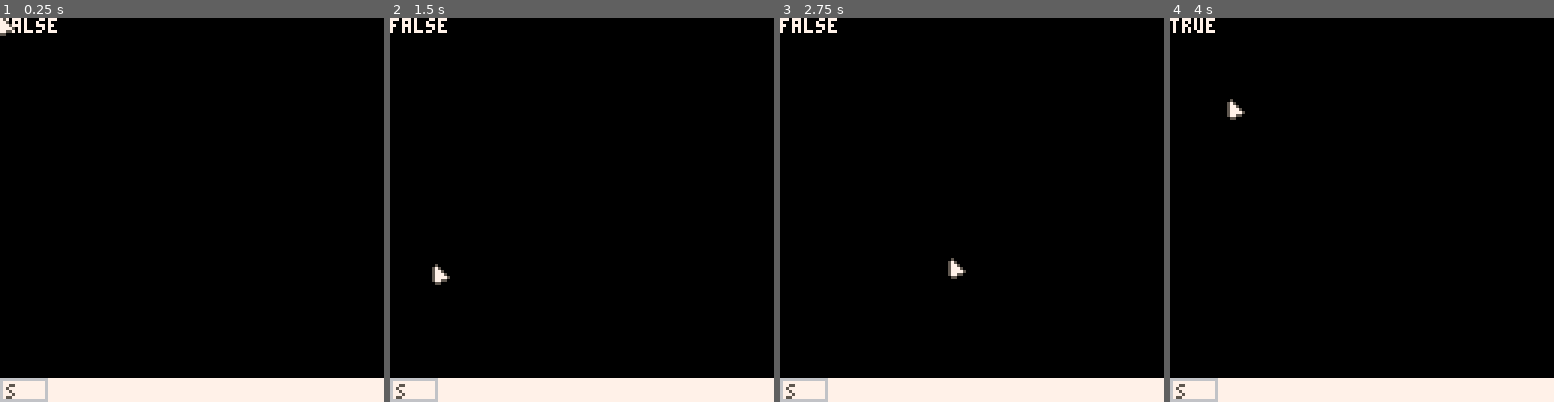
Above: before the commit, frames 1-4 (left to right).
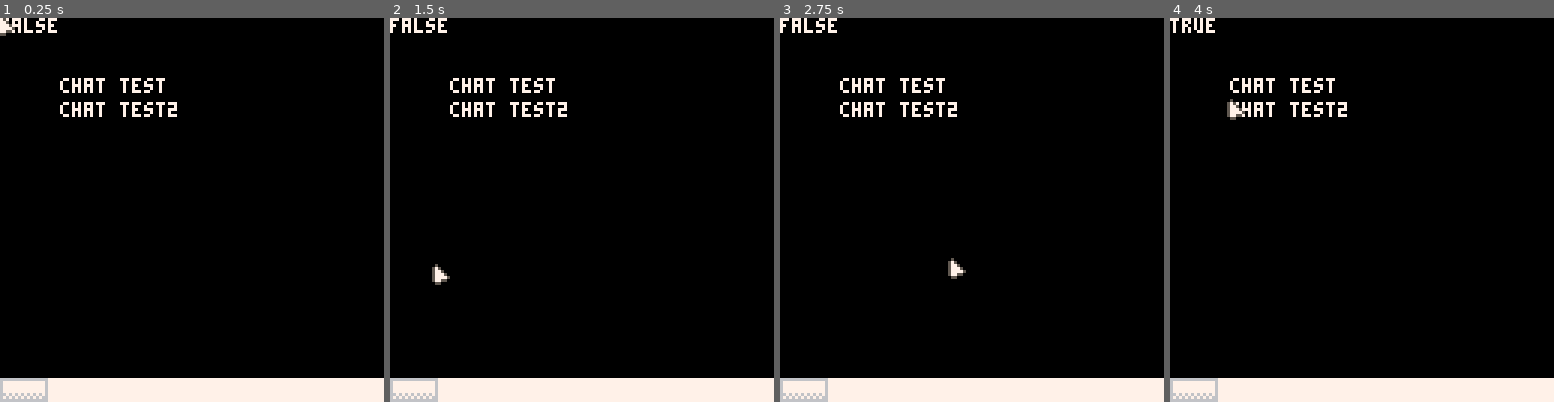
Above: after the commit, the same moments.

Repository: ninjamuffin99/PixelDayGame
Game: PICO-8 cartridge pixelday2018.p8
The game is run twice, just before and just after one commit, with the same random seed, the same clock (stepped at 60 frames per second) and the same inputs.
Inputs (mouse positions are in pixels of both pictures, inside the frame that each line leads up to):
- Up to frame 1 (0.25 s): no input
- Up to frame 2 (1.5 s): click (670, 121) at 0.67 s; click (436, 267) at 1.22 s
- Up to frame 3 (2.75 s): click (887, 114) at 1.77 s; click (952, 259) at 2.32 s
- Up to frame 4 (4 s): click (1404, 106) at 2.87 s; click (1465, 256) at 3.42 s; click (1231, 102) at 3.97 s

The runs differ from the first frame. In frame 1, 1.0% of the frame differs, in the area x 0-47%, y 15-100%; in frame 2, 1.0%; in frame 3, 1.0%; in frame 4, 1.0%.

Commit message:
export ayy

Diff:
--- a/pixelday2018.p8
+++ b/pixelday2018.p8
@@ -20,10 +19,21 @@
 	spr(2, 0, tasky, 2,1)
 	print(pressing)
 
+	chat_manager();
+
 	--always have mouse at bottom
 	--to render on top of everything
 	spr(1, stat(32) - 1, stat(33)-1)
 
+end
+
+chat={}
+chat.x=20
+chat.y=20
+
+function chat_manager()
+	print("chat test", chat.x, chat.y)
+	print("chat test2", chat.x, chat.y+8)
 end
 
 pressing=false
@@ -44,11 +54,11 @@
 __gfx__
 00000000050000006666666666666666000000000000000000000000000000000000000000000000000000000000000000000000000000000000000000000000
 00000000575000006777777777777776000000000000000000000000000000000000000000000000000000000000000000000000000000000000000000000000
-00700700577500006775577777777776000000000000000000000000000000000000000000000000000000000000000000000000000000000000000000000000
-00077000577750006757777777777776000000000000000000000000000000000000000000000000000000000000000000000000000000000000000000000000
-00077000577775006775777777777776000000000000000000000000000000000000000000000000000000000000000000000000000000000000000000000000
-00700700577550006777577777777776000000000000000000000000000000000000000000000000000000000000000000000000000000000000000000000000
-00000000055000006755777777777776000000000000000000000000000000000000000000000000000000000000000000000000000000000000000000000000
+00700700577500006777777777777776000000000000000000000000000000000000000000000000000000000000000000000000000000000000000000000000
+00077000577750006777777777777776000000000000000000000000000000000000000000000000000000000000000000000000000000000000000000000000
+00077000577775006777777777777776000000000000000000000000000000000000000000000000000000000000000000000000000000000000000000000000
+00700700577550006676767676767676000000000000000000000000000000000000000000000000000000000000000000000000000000000000000000000000
+00000000055000006767676767676766000000000000000000000000000000000000000000000000000000000000000000000000000000000000000000000000
 00000000000000006666666666666666000000000000000000000000000000000000000000000000000000000000000000000000000000000000000000000000
 00000000000000000000000000000000000000000000000000000000000000000000000000000000000000000000000000000000000000000000000000000000
 00000000000000000000000000000000000000000000000000000000000000000000000000000000000000000000000000000000000000000000000000000000
@@ -175,165 +185,165 @@
 0000000000000000000000000000000000000000000000000000000000000000000000000000000000000000000000000000000000000000000000000000000000000000000000000000000000000000000000000000000000000000000000000000000000000000000000000000000000000000000000000000000000000000
 0000000000000000000000000000000000000000000000000000000000000000000000000000000000000000000000000000000000000000000000000000000000000000000000000000000000000000000000000000000000000000000000000000000000000000000000000000000000000000000000000000000000000000
 __map__
-0000000000000000000000000000000000000000000000000000000000000000000000000000000000000000000000000000000000000000000000000000000000000000000000000000000000000000000000000000000000000000000000000000000000000000000000000000000000000000000000000000000000000000
-0000000000000000000000000000000000000000000000000000000000000000000000000000000000000000000000000000000000000000000000000000000000000000000000000000000000000000000000000000000000000000000000000000000000000000000000000000000000000000000000000000000000000000
-0000000000000000000000000000000000000000000000000000000000000000000000000000000000000000000000000000000000000000000000000000000000000000000000000000000000000000000000000000000000000000000000000000000000000000000000000000000000000000000000000000000000000000
-0000000000000000000000000000000000000000000000000000000000000000000000000000000000000000000000000000000000000000000000000000000000000000000000000000000000000000000000000000000000000000000000000000000000000000000000000000000000000000000000000000000000000000
-0000000000000000000000000000000000000000000000000000000000000000000000000000000000000000000000000000000000000000000000000000000000000000000000000000000000000000000000000000000000000000000000000000000000000000000000000000000000000000000000000000000000000000
-0000000000000000000000000000000000000000000000000000000000000000000000000000000000000000000000000000000000000000000000000000000000000000000000000000000000000000000000000000000000000000000000000000000000000000000000000000000000000000000000000000000000000000
-0000000000000000000000000000000000000000000000000000000000000000000000000000000000000000000000000000000000000000000000000000000000000000000000000000000000000000000000000000000000000000000000000000000000000000000000000000000000000000000000000000000000000000
-0000000000000000000000000000000000000000000000000000000000000000000000000000000000000000000000000000000000000000000000000000000000000000000000000000000000000000000000000000000000000000000000000000000000000000000000000000000000000000000000000000000000000000
-0000000000000000000000000000000000000000000000000000000000000000000000000000000000000000000000000000000000000000000000000000000000000000000000000000000000000000000000000000000000000000000000000000000000000000000000000000000000000000000000000000000000000000
-0000000000000000000000000000000000000000000000000000000000000000000000000000000000000000000000000000000000000000000000000000000000000000000000000000000000000000000000000000000000000000000000000000000000000000000000000000000000000000000000000000000000000000
-0000000000000000000000000000000000000000000000000000000000000000000000000000000000000000000000000000000000000000000000000000000000000000000000000000000000000000000000000000000000000000000000000000000000000000000000000000000000000000000000000000000000000000
-0000000000000000000000000000000000000000000000000000000000000000000000000000000000000000000000000000000000000000000000000000000000000000000000000000000000000000000000000000000000000000000000000000000000000000000000000000000000000000000000000000000000000000
-0000000000000000000000000000000000000000000000000000000000000000000000000000000000000000000000000000000000000000000000000000000000000000000000000000000000000000000000000000000000000000000000000000000000000000000000000000000000000000000000000000000000000000
-0000000000000000000000000000000000000000000000000000000000000000000000000000000000000000000000000000000000000000000000000000000000000000000000000000000000000000000000000000000000000000000000000000000000000000000000000000000000000000000000000000000000000000
-0000000000000000000000000000000000000000000000000000000000000000000000000000000000000000000000000000000000000000000000000000000000000000000000000000000000000000000000000000000000000000000000000000000000000000000000000000000000000000000000000000000000000000
-0000000000000000000000000000000000000000000000000000000000000000000000000000000000000000000000000000000000000000000000000000000000000000000000000000000000000000000000000000000000000000000000000000000000000000000000000000000000000000000000000000000000000000
-0000000000000000000000000000000000000000000000000000000000000000000000000000000000000000000000000000000000000000000000000000000000000000000000000000000000000000000000000000000000000000000000000000000000000000000000000000000000000000000000000000000000000000
-0000000000000000000000000000000000000000000000000000000000000000000000000000000000000000000000000000000000000000000000000000000000000000000000000000000000000000000000000000000000000000000000000000000000000000000000000000000000000000000000000000000000000000
-0000000000000000000000000000000000000000000000000000000000000000000000000000000000000000000000000000000000000000000000000000000000000000000000000000000000000000000000000000000000000000000000000000000000000000000000000000000000000000000000000000000000000000
-0000000000000000000000000000000000000000000000000000000000000000000000000000000000000000000000000000000000000000000000000000000000000000000000000000000000000000000000000000000000000000000000000000000000000000000000000000000000000000000000000000000000000000
-0000000000000000000000000000000000000000000000000000000000000000000000000000000000000000000000000000000000000000000000000000000000000000000000000000000000000000000000000000000000000000000000000000000000000000000000000000000000000000000000000000000000000000
-0000000000000000000000000000000000000000000000000000000000000000000000000000000000000000000000000000000000000000000000000000000000000000000000000000000000000000000000000000000000000000000000000000000000000000000000000000000000000000000000000000000000000000
-0000000000000000000000000000000000000000000000000000000000000000000000000000000000000000000000000000000000000000000000000000000000000000000000000000000000000000000000000000000000000000000000000000000000000000000000000000000000000000000000000000000000000000
-0000000000000000000000000000000000000000000000000000000000000000000000000000000000000000000000000000000000000000000000000000000000000000000000000000000000000000000000000000000000000000000000000000000000000000000000000000000000000000000000000000000000000000
-0000000000000000000000000000000000000000000000000000000000000000000000000000000000000000000000000000000000000000000000000000000000000000000000000000000000000000000000000000000000000000000000000000000000000000000000000000000000000000000000000000000000000000
-0000000000000000000000000000000000000000000000000000000000000000000000000000000000000000000000000000000000000000000000000000000000000000000000000000000000000000000000000000000000000000000000000000000000000000000000000000000000000000000000000000000000000000
-0000000000000000000000000000000000000000000000000000000000000000000000000000000000000000000000000000000000000000000000000000000000000000000000000000000000000000000000000000000000000000000000000000000000000000000000000000000000000000000000000000000000000000
-0000000000000000000000000000000000000000000000000000000000000000000000000000000000000000000000000000000000000000000000000000000000000000000000000000000000000000000000000000000000000000000000000000000000000000000000000000000000000000000000000000000000000000
-0000000000000000000000000000000000000000000000000000000000000000000000000000000000000000000000000000000000000000000000000000000000000000000000000000000000000000000000000000000000000000000000000000000000000000000000000000000000000000000000000000000000000000
-0000000000000000000000000000000000000000000000000000000000000000000000000000000000000000000000000000000000000000000000000000000000000000000000000000000000000000000000000000000000000000000000000000000000000000000000000000000000000000000000000000000000000000
-0000000000000000000000000000000000000000000000000000000000000000000000000000000000000000000000000000000000000000000000000000000000000000000000000000000000000000000000000000000000000000000000000000000000000000000000000000000000000000000000000000000000000000
-0000000000000000000000000000000000000000000000000000000000000000000000000000000000000000000000000000000000000000000000000000000000000000000000000000000000000000000000000000000000000000000000000000000000000000000000000000000000000000000000000000000000000000
-…(130 lines of a section not shown)…
+0000000000000000000000400000000000000000000000000000000000000000000000000000000000000000000000000000000000000000000000000000000000000000000000000000000000000000000000000000000000000000000000000000000000000000000000000000000000000000000000000000000000000000
+0000000000000000000000000000000000000000000000000000000000000000000000000000000000000000000000000000000000000000000000000000000000000000000000000000000000000000000000000000000000000000000000000000000000000000000000000000000000000000000000000000000000000000
+0000000000000000000000000000000000000000000000000000000000000000000000000000000000000000000000000000000000000000000000000000000000000000000000000000000000000000000000000000000000000000000000000000000000000000000000000000000000000000000000000000000000000000
+0000000000000000000000000000000000000000000000000000000000000000000000000000000000000000000000000000000000000000000000000000000000000000000000000000000000000000000000000000000000000000000000000000000000000000000000000000000000000000000000000000000000000000
+0000000000000000000000000000000000000000000000000000000000000000000000000000000000000000000000000000000000000000000000000000000000000000000000000000000000000000000000000000000000000000000000000000000000000000000000000000000000000000000000000000000000000000
+0000000000000000000000000000000000000000000000000000000000000000000000000000000000000000000000000000000000000000000000000000000000000000000000000000000000000000000000000000000000000000000000000000000000000000000000000000000000000000000000000000000000000000
+0000000000000000000000000000000000000000000000000000000000000000000000000000000000000000000000000000000000000000000000000000000000000000000000000000000000000000000000000000000000000000000000000000000000000000000000000000000000000000000000000000000000000000
+0000000000000000000000000000000000000000000000000000000000000000000000000000000000000000000000000000000000000000000000000000000000000000000000000000000000000000000000000000000000000000000000000000000000000000000000000000000000000000000000000000000000000000
+0000000000000000000000000000000000000000000000000000000000000000000000000000000000000000000000000000000000000000000000000000000000000000000000000000000000000000000000000000000000000000000000000000000000000000000000000000000000000000000000000000000000000000
+0000000000000000000000000000000000000000000000000000000000000000000000000000000000000000000000000000000000000000000000000000000000000000000000000000000000000000000000000000000000000000000000000000000000000000000000000000000000000000000000000000000000000000
+0000000000000000000000000000000000000000000000000000000000000000000000000000000000000000000000000000000000000000000000000000000000000000000000000000000000000000000000000000000000000000000000000000000000000000000000000000000000000000000000000000000000000000
+0000000000000000000000000000000000000000000000000000000000000000000000000000000000000000000000000000000000000000000000000000000000000000000000000000000000000000000000000000000000000000000000000000000000000000000000000000000000000000000000000000000000000000
+0000000000000000000000000000000000000000000000000000000000000000000000000000000000000000000000000000000000000000000000000000000000000000000000000000000000000000000000000000000000000000000000000000000000000000000000000000000000000000000000000000000000000000
+0000000000000000000000000000000000000000000000000000000000000000000000000000000000000000000000000000000000000000000000000000000000000000000000000000000000000000000000000000000000000000000000000000000000000000000000000000000000000000000000000000000000000000
+0000000000000000000000000000000000000000000000000000000000000000000000000000000000000000000000000000000000000000000000000000000000000000000000000000000000000000000000000000000000000000000000000000000000000000000000000000000000000000000000000000000000000000
+0000000000000000000000000000000000000000000000000000000000000000000000000000000000000000000000000000000000000000000000000000000000000000000000000000000000000000000000000000000000000000000000000000000000000000000000000000000000000000000000000000000000000000
+0000000000000000000000000000000000000000000000000000000000000000000000000000000000000000000000000000000000000000000000000000000000000000000000000000000000000000000000000000000000000000000000000000000000000000000000000000000000000000000000000000000000000000
+0000000000000000000000000000000000000000000000000000000000000000000000000000000000000000000000000000000000000000000000000000000000000000000000000000000000000000000000000000000000000000000000000000000000000000000000000000000000000000000000000000000000000000
+0000000000000000000000000000000000000000000000000000000000000000000000000000000000000000000000000000000000000000000000000000000000000000000000000000000000000000000000000000000000000000000000000000000000000000000000000000000000000000000000000000000000000000
+0000000000000000000000000000000000000000000000000000000000000000000000000000000000000000000000000000000000000000000000000000000000000000000000000000000000000000000000000000000000000000000000000000000000000000000000000000000000000000000000000000000000000000
+0000000000000000000000000000000000000000000000000000000000000000000000000000000000000000000000000000000000000000000000000000000000000000000000000000000000000000000000000000000000000000000000000000000000000000000000000000000000000000000000000000000000000000
+0000000000000000000000000000000000000000000000000000000000000000000000000000000000000000000000000000000000000000000000000000000000000000000000000000000000000000000000000000000000000000000000000000000000000000000000000000000000000000000000000000000000000000
+0000000000000000000000000000000000000000000000000000000000000000000000000000000000000000000000000000000000000000000000000000000000000000000000000000000000000000000000000000000000000000000000000000000000000000000000000000000000000000000000000000000000000000
+0000000000000000000000000000000000000000000000000000000000000000000000000000000000000000000000000000000000000000000000000000000000000000000000000000000000000000000000000000000000000000000000000000000000000000000000000000000000000000000000000000000000000000
+0000000000000000000000000000000000000000000000000000000000000000000000000000000000000000000000000000000000000000000000000000000000000000000000000000000000000000000000000000000000000000000000000000000000000000000000000000000000000000000000000000000000000000
+0000000000000000000000000000000000000000000000000000000000000000000000000000000000000000000000000000000000000000000000000000000000000000000000000000000000000000000000000000000000000000000000000000000000000000000000000000000000000000000000000000000000000000
+0000000000000000000000000000000000000000000000000000000000000000000000000000000000000000000000000000000000000000000000000000000000000000000000000000000000000000000000000000000000000000000000000000000000000000000000000000000000000000000000000000000000000000
+0000000000000000000000000000000000000000000000000000000000000000000000000000000000000000000000000000000000000000000000000000000000000000000000000000000000000000000000000000000000000000000000000000000000000000000000000000000000000000000000000000000000000000
+0000000000000000000000000000000000000000000000000000000000000000000000000000000000000000000000000000000000000000000000000000000000000000000000000000000000000000000000000000000000000000000000000000000000000000000000000000000000000000000000000000000000000000
+0000000000000000000000000000000000000000000000000000000000000000000000000000000000000000000000000000000000000000000000000000000000000000000000000000000000000000000000000000000000000000000000000000000000000000000000000000000000000000000000000000000000000000
+0000000000000000000000000000000000000000000000000000000000000000000000000000000000000000000000000000000000000000000000000000000000000000000000000000000000000000000000000000000000000000000000000000000000000000000000000000000000000000000000000000000000000000
+0000000000000000000000000000000000000000000000000000000000000000000000000000000000000000000000000000000000000000000000000000000000000000000000000000000000000000000000000000000000000000000000000000000000000000000000000000000000000000000000000000000000000000
+…(130 lines of a section not shown)…
Not shown, added: pixeldaygame.html
Not shown, added: pixeldaygame.js
